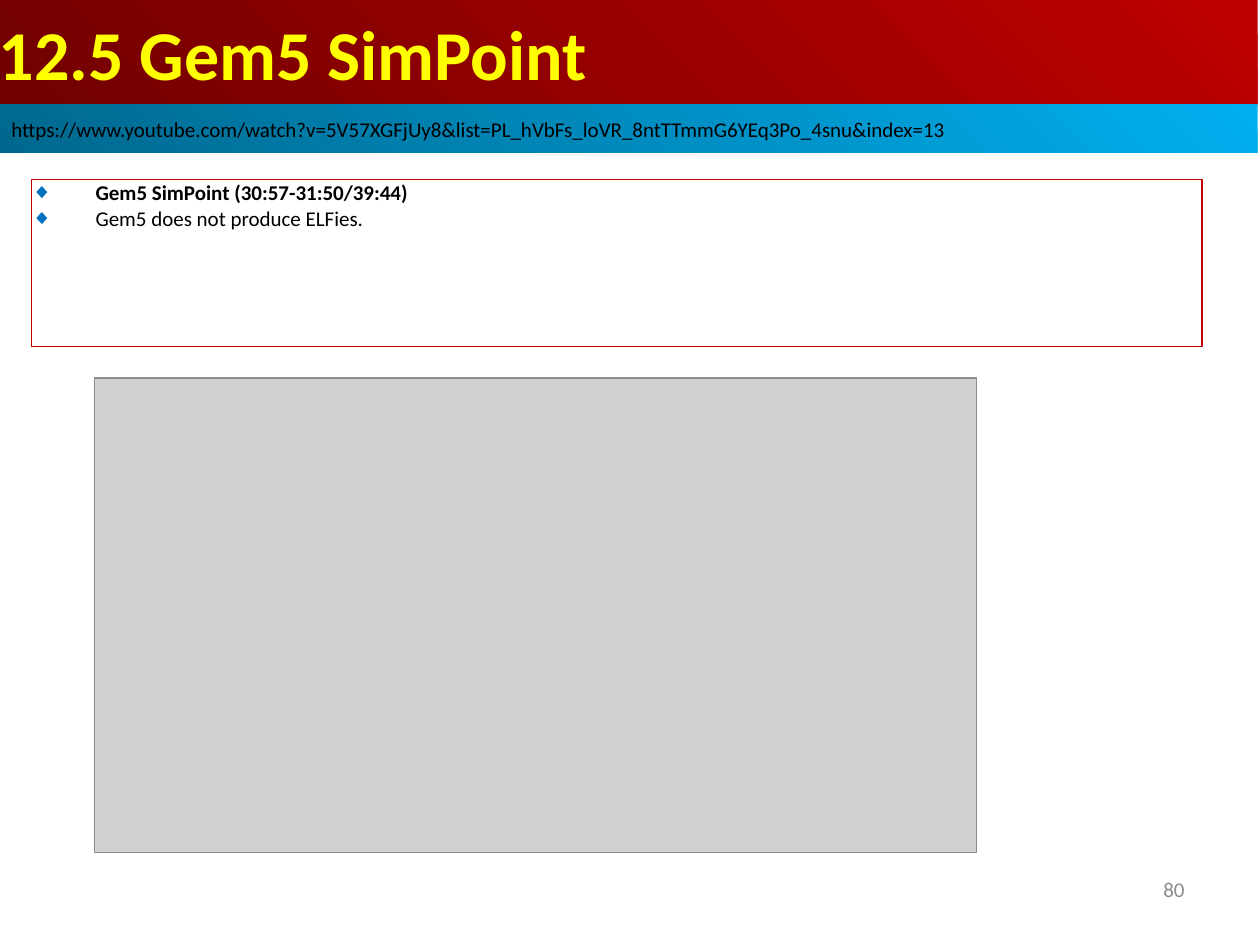
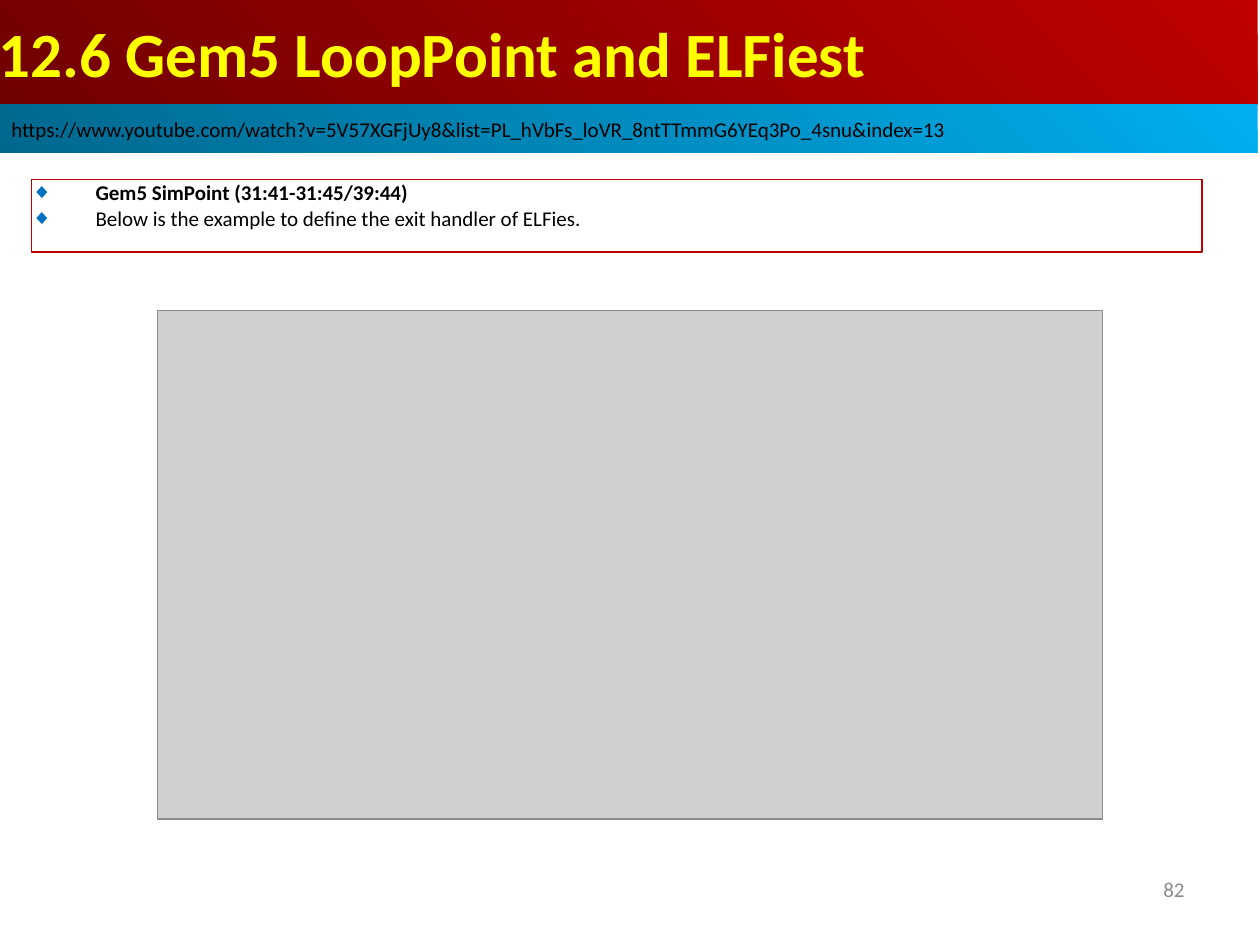
Before and after one commit to peterhchen/AIU_CS850_Gem5_McPAT, a slide deck: slide 82 of 050_Gem5/013.SampleSim/000_Video/013.SampleSim.ppt (slide 80 before the commit). Drawn at 1260x945 pixels with LibreOffice and Linux fonts; fonts in the diff are those of the drawing; grey boxes stand for pictures. Boxes give left, top, right and bottom in pixels: in the first picture for what was removed or moved away, otherwise in the second. Text is boxed around its words. In the diff, an @@ line names an element or a change of style, - is before the commit and + after.

```diff
--- a/050_Gem5/013.SampleSim/000_Video/013.SampleSim.ppt
+++ b/050_Gem5/013.SampleSim/000_Video/013.SampleSim.ppt
@@ text in rectangle at bbox=[0, 32, 865, 87]: text changed; size 40 to 36 pt @@
-12.5 Gem5 SimPoint
+12.6 Gem5 LoopPoint and ELFiest
@@ rectangle "Gem5 SimPoint (31:41-31:45/39:44)": place and size @@
-rectangle "Gem5 SimPoint (31:41-31:45/39:44)" at bbox=[32, 179, 1202, 346]
+rectangle "Gem5 SimPoint (31:41-31:45/39:44)" at bbox=[32, 179, 1202, 252]
@@ text in rectangle at bbox=[96, 184, 580, 230]: text changed; bold off @@
-◆ Gem5 SimPoint (30:57-31:50/39:44)
-◆ Gem5 does not produce ELFies.
+◆ Gem5 SimPoint (31:41-31:45/39:44)
+◆ Below is the example to define the exit handler of ELFies.
@@ picture: place and size @@
-picture at bbox=[94, 378, 976, 853]
+picture at bbox=[158, 311, 1102, 819]
@@ page number at bbox=[1163, 883, 1184, 897]: text changed @@
-80
+82
```
Also in this commit, not shown: 24 other slides changed, 6 slides added.
